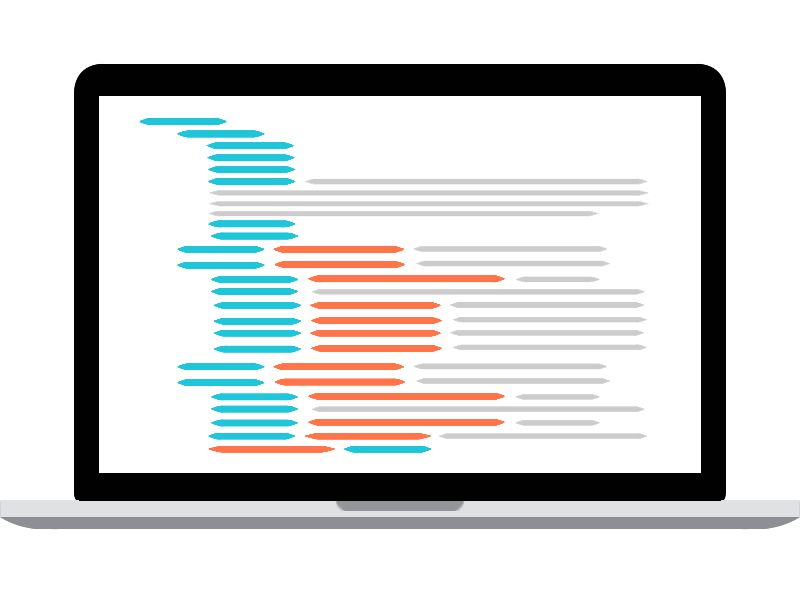
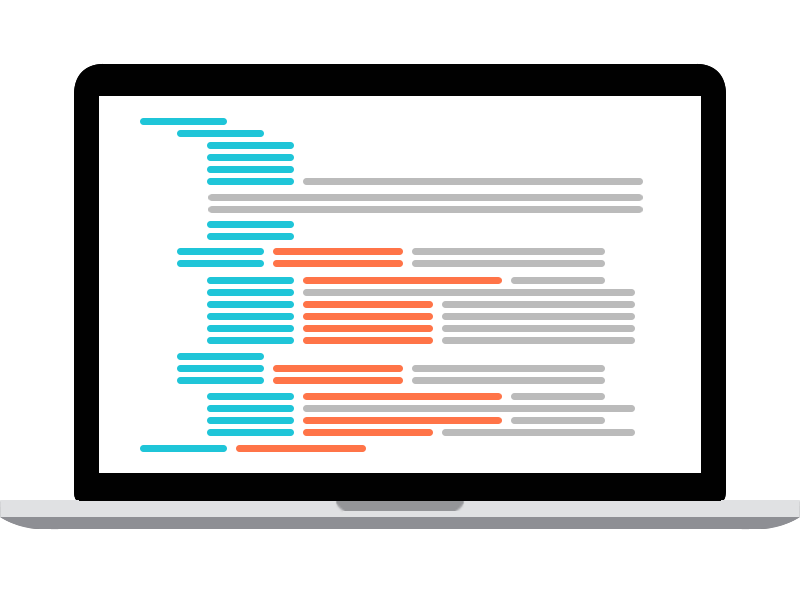
Two versions of the same layered image (800x600). Layer-by-layer changes:
renamed "Lager 7" to "Layer 4", painted on it over [139, 118, 649, 453]
